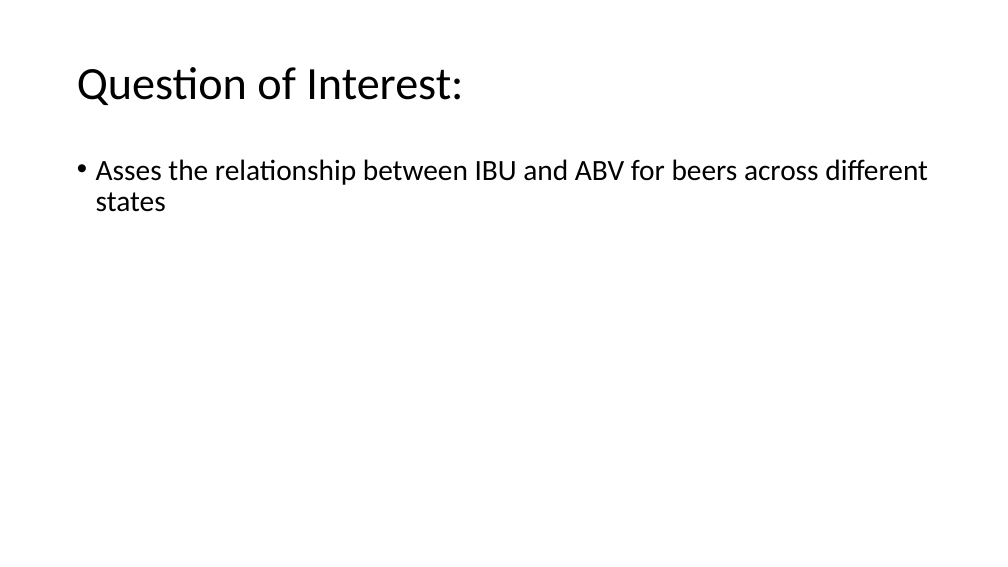
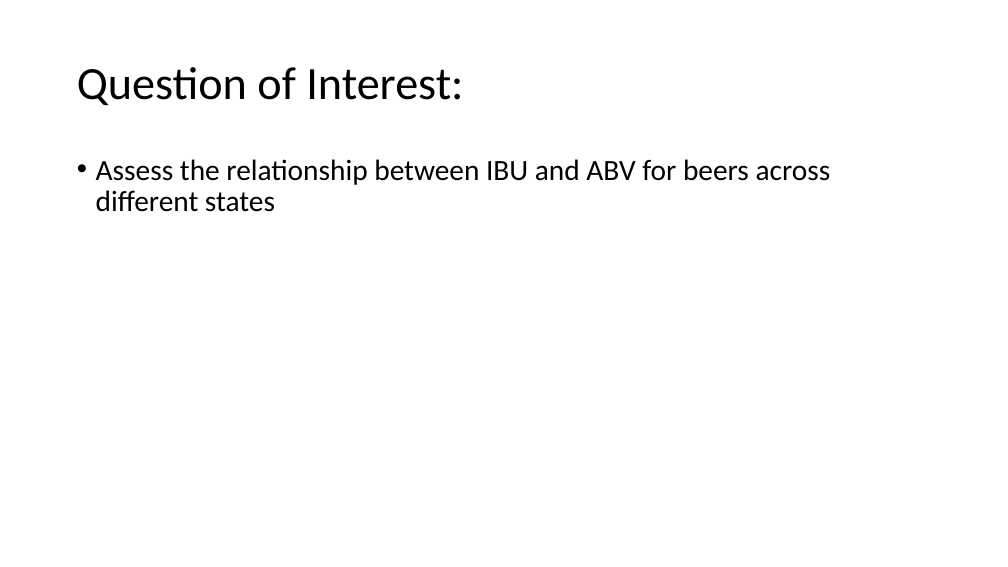
Before and after one commit to RiccoFerraro/dds_case_study_1, a slide deck: slide 3 of Beers_and_Breweries.pptx. Drawn at 1008x567 pixels with LibreOffice and Linux fonts; fonts in the diff are those of the drawing. Boxes give left, top, right and bottom in pixels: in the first picture for what was removed or moved away, otherwise in the second. Text is boxed around its words. In the diff, an @@ line names an element or a change of style, - is before the commit and + after.

```diff
--- a/Beers_and_Breweries.pptx
+++ b/Beers_and_Breweries.pptx
@@ text at bbox=[96, 159, 831, 212]: text changed @@
-• Asses the relationship between IBU and ABV for beers across different states
+• Assess the relationship between IBU and ABV for beers across different states
```
Also in this commit, not shown: 11 other slides changed, 1 slide added, 1 other file.
